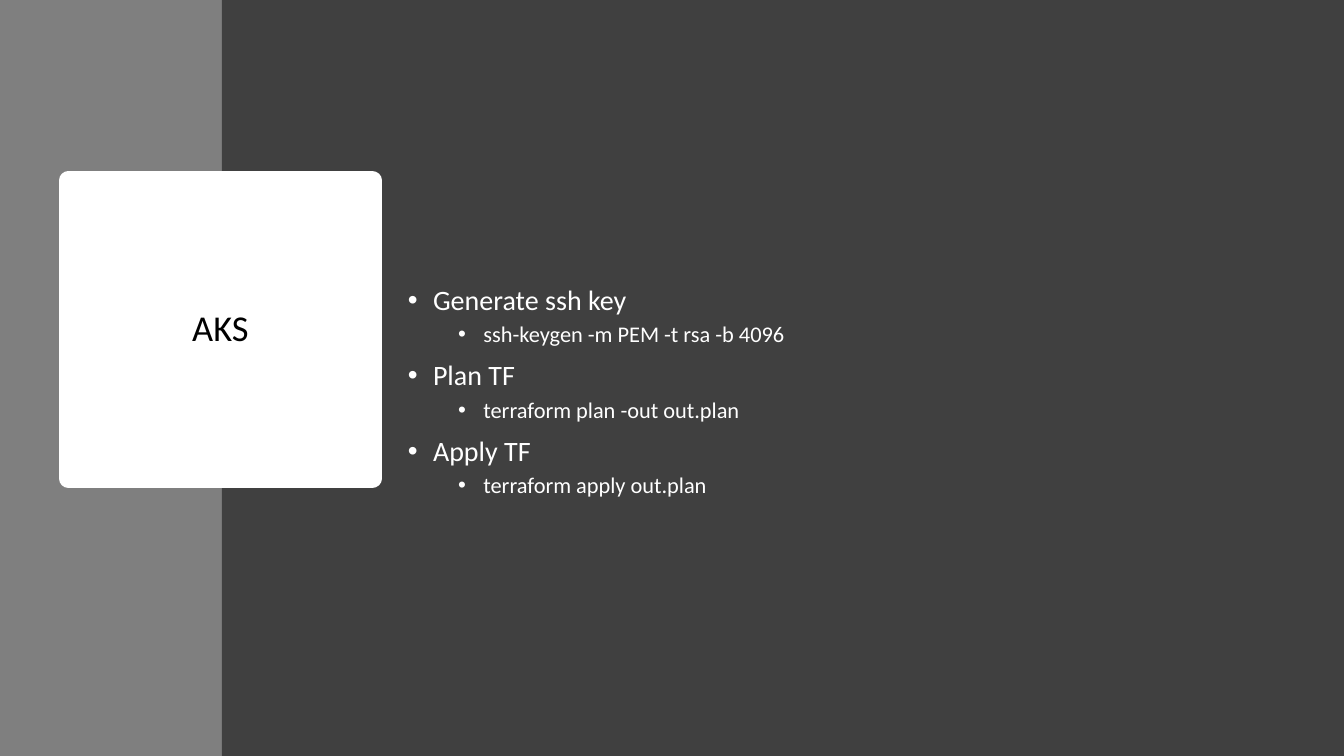
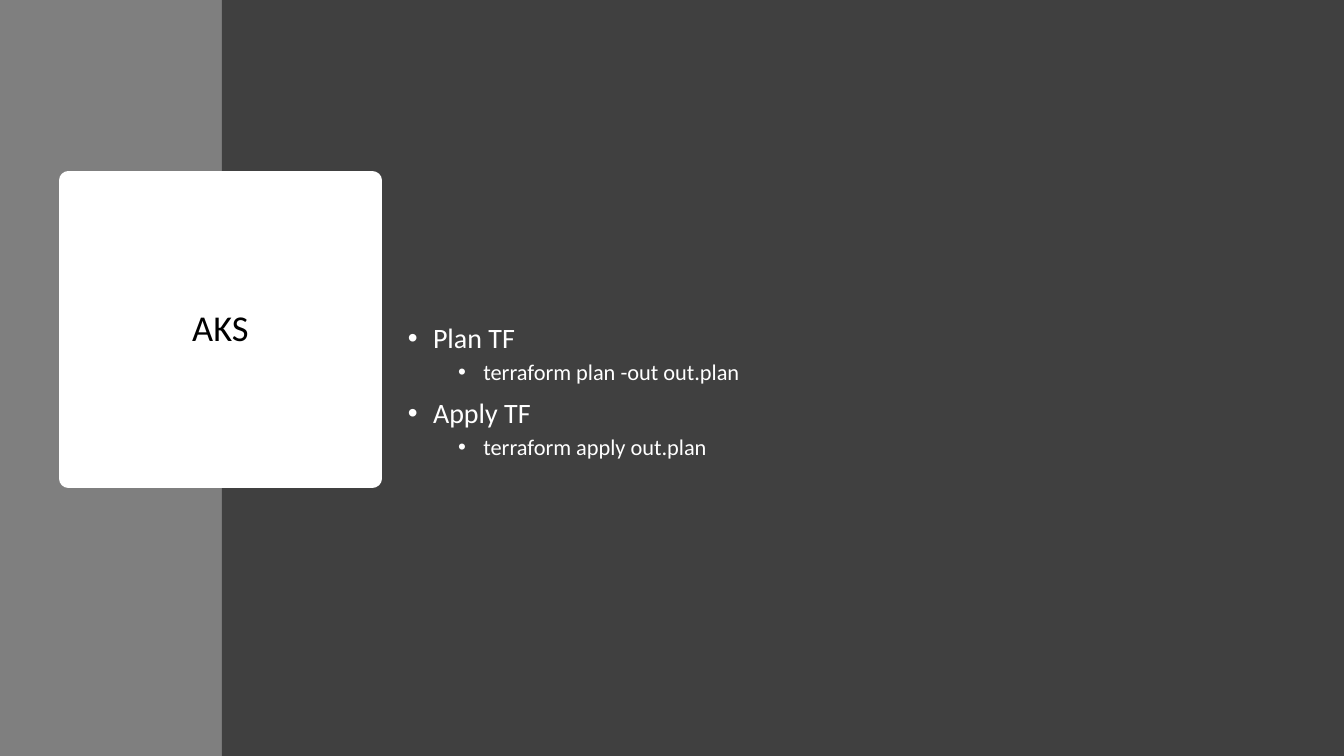
Before and after one commit to sujithq/mini-workshop-tf, a slide deck: slide 16 of Presentation.pptx. Drawn at 1344x756 pixels with LibreOffice and Linux fonts; fonts in the diff are those of the drawing. Boxes give left, top, right and bottom in pixels: in the first picture for what was removed or moved away, otherwise in the second. Text is boxed around its words. In the diff, an @@ line names an element or a change of style, - is before the commit and + after.

```diff
--- a/Presentation.pptx
+++ b/Presentation.pptx
@@ text at (433, 290, 784, 346): paragraphs removed @@
-• Generate ssh key
-  • ssh-keygen -m PEM -t rsa -b 4096
```
Also in this commit, not shown: 2 other slides changed, 1 other file.
